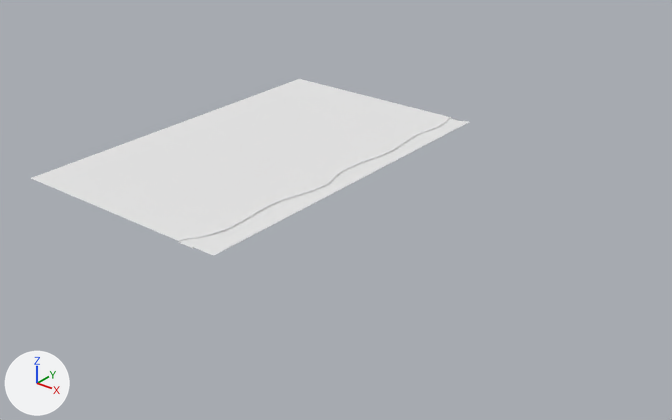
The OBJ model Assets/Prefabs/Roads/left-straight4.obj: old version first, new version second.
Rendered twice from a camera (50 mm lens) standing at (219.0, -265.0, 147.0) and looking at (12.0, -6.0, -14.0). Arrows for +X, +Y and +Z are at lower left; the lights stay in place. Where no turn or scale is listed for an object, it has been applied to the vertices.

Objects in the first picture: 'Plane.008_Plane.009'.
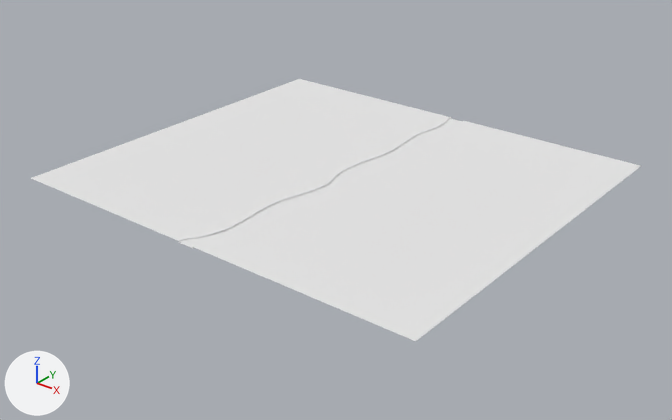
Edits to the bpy script that builds the scene:
```text
Change me_plane_008_plane_009:
    used by ob_plane_008_plane_009; location = (0.0, 0.0, 0.0)
    remove me_plane_008_plane_009.from_pydata(...)  # 457 vertices, 403 faces; spans x -80.0..20.0, y -80.0..80.0, z -1.0..0.0
    add me_plane_008_plane_009.from_pydata(...)  # 457 vertices, 403 faces; spans x -80.0..100.0, y -80.0..80.0, z -1.0..0.0
    me_plane_008_plane_009 part 1: 46 of the vertices in x 20.0, y -80.0..80.0, z 0.0 are moved by (80.0, 0.0, 0.0)
```

Where the change shows, as pixel boxes (x1, y1, x2, y2) in the pictures (672 x 420 px; the box of a moved part takes in the faces that stretch with it):
'Plane.008_Plane.009', reshaped (39% wider, 48% taller): before (31, 79, 468, 256); after (31, 79, 641, 341)
part 1 of me_plane_008_plane_009, moved or reshaped: before (196, 121, 468, 256); after (196, 121, 641, 341)
